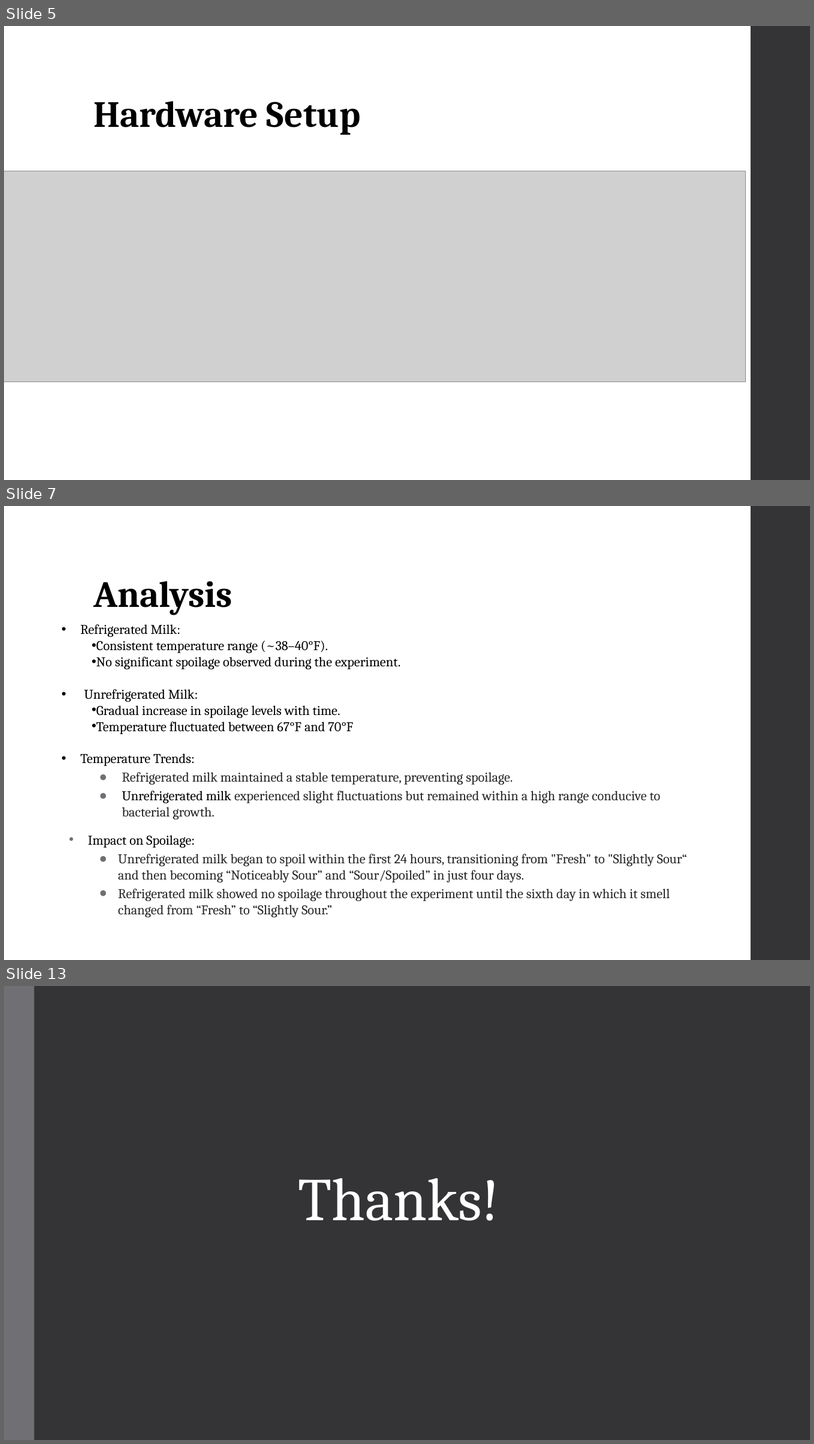
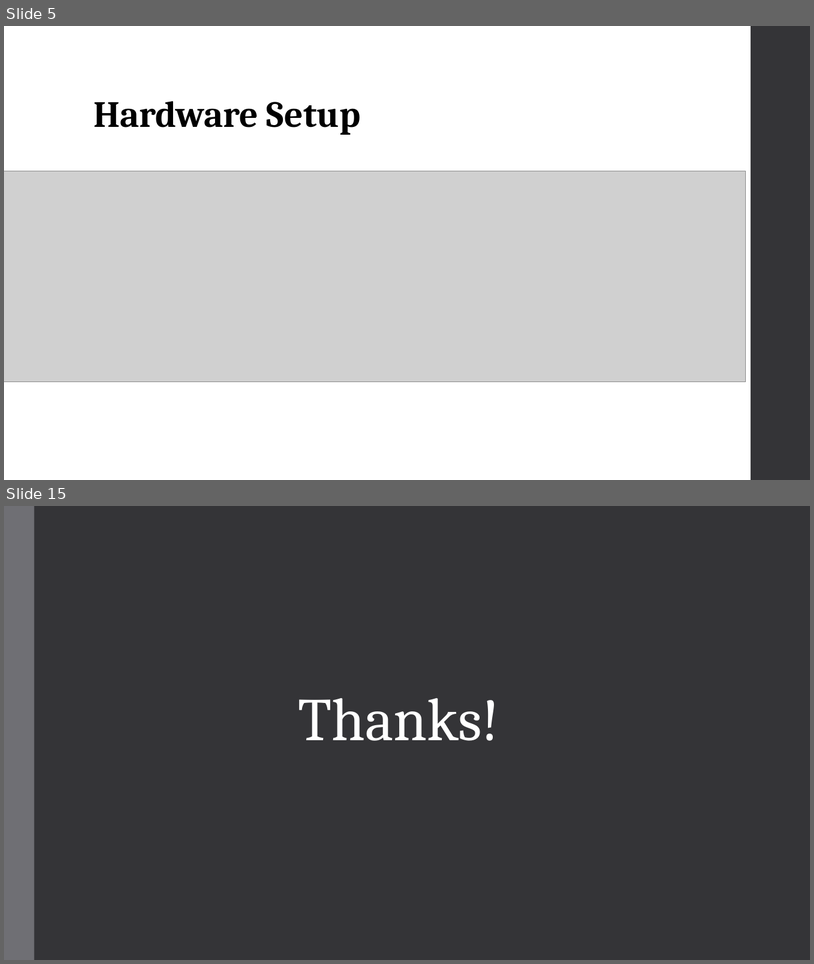
Before and after one commit to NahomAbera/Smart-Milk-Spoilage-Detection-Experiment-Data-Analysis, a slide deck: Project Presentation/Project Presentation.pptx. Shown one above the other, each under a label of ours: slides 5, 7 and 13 before the commit, slides 5 and 15 after it; the slides between them are not shown. The pictures are 814x1444 and 814x964 pixels, drawn with LibreOffice and Linux fonts; fonts in the diff are those of the drawing; grey boxes stand for pictures. Boxes give left, top, right and bottom in pixels: in the first picture for what was removed or moved away, otherwise in the second. Text is boxed around its words. In the diff, an @@ line names an element or a change of style, - is before the commit and + after.

```diff
--- a/Project Presentation/Project Presentation.pptx
+++ b/Project Presentation/Project Presentation.pptx
@@ slide 7 removed at (4,506,810,960), background #FFFFFF; not listed: 1 template element that a slide beside it also shows @@
@@ title removed at (93,581,233,615) @@
-Analysis
@@ text removed at (80,624,687,917) @@
-• Refrigerated Milk:
-  • Consistent temperature range (~38–40°F).
-  • No significant spoilage observed during the experiment.
-• Unrefrigerated Milk:
-  • Gradual increase in spoilage levels with time.
-  • Temperature fluctuated between 67°F and 70°F
-• Temperature Trends:
-  ● Refrigerated milk maintained a stable temperature, preventing spoilage.
-  ● Unrefrigerated milk experienced slight fluctuations but remained within a high range conducive to bacterial growth.
-• Impact on Spoilage:
-  ● Unrefrigerated milk began to spoil within the first 24 hours, transitioning from "Fresh" to "Slightly Sour“ and then becoming “Noticeably Sour” and “Sour/Spoiled” in just four days.
-  ● Refrigerated milk showed no spoilage throughout the experiment until the sixth day in which it smell changed from “Fresh” to “Slightly Sour.”
@@ what was slide 13 is now slide 15 @@
```
Also in this commit, not shown: 8 slides changed, 3 slides added.
